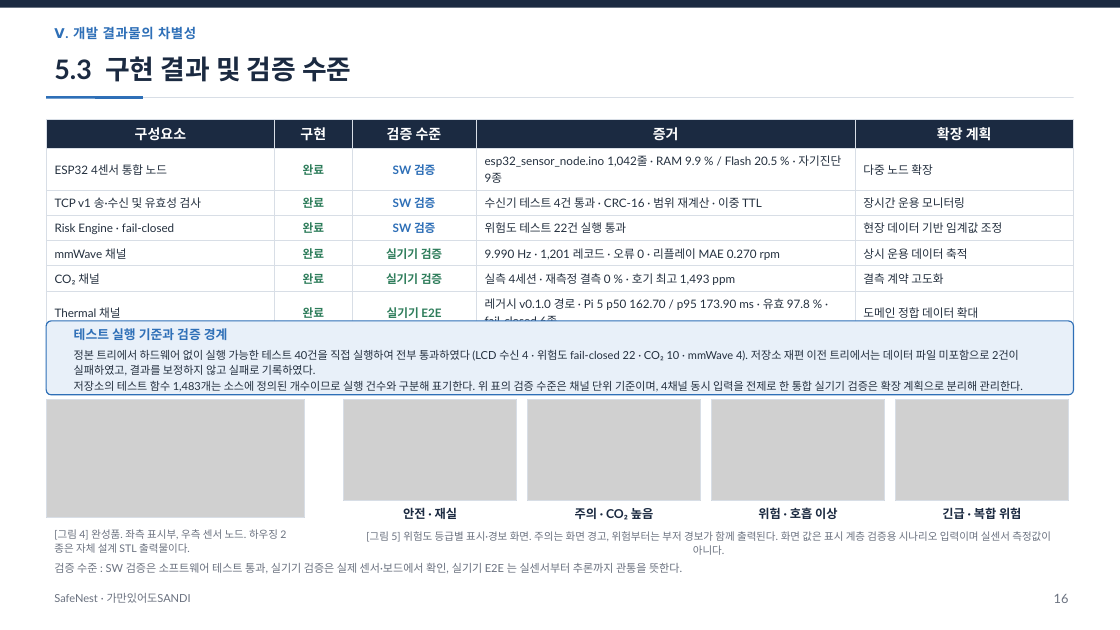
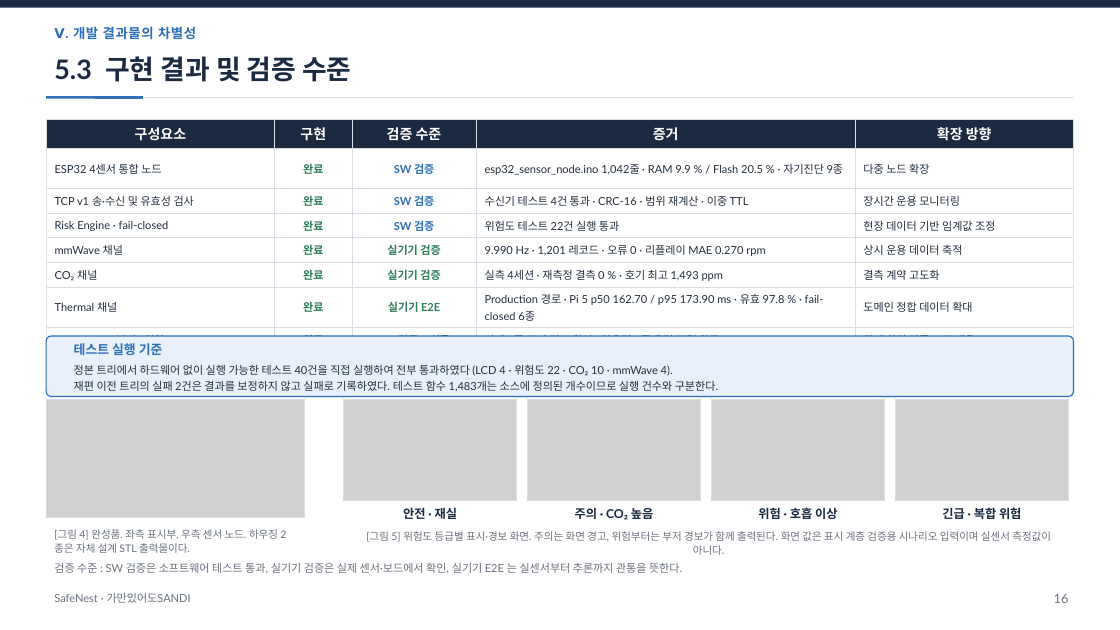
Before and after one commit to jinsu1011/safenest-embedded-competition, a slide deck: slide 17 of final-report/2026ESWContest_자유공모_가만있어도SANDI_개발완료보고서.pptx. Drawn at 1120x630 pixels with LibreOffice and Linux fonts; fonts in the diff are those of the drawing; grey boxes stand for pictures. Boxes give left, top, right and bottom in pixels: in the first picture for what was removed or moved away, otherwise in the second. Text is boxed around its words. In the diff, an @@ line names an element or a change of style, - is before the commit and + after.

```diff
--- a/final-report/2026ESWContest_자유공모_가만있어도SANDI_개발완료보고서.pptx
+++ b/final-report/2026ESWContest_자유공모_가만있어도SANDI_개발완료보고서.pptx
@@ table at (x1=46, y1=119, x2=1074, y2=376) @@
-row 1, column 5: 확장 계획
+row 1, column 5: 확장 방향
-row 7, column 4: 레거시 v0.1.0 경로 · Pi 5 p50 162.70 / p95 173.90 ms · 유효 97.8 % · fail-closed 6종
+row 7, column 4: Production 경로 · Pi 5 p50 162.70 / p95 173.90 ms · 유효 97.8 % · fail-closed 6종
+row 9: 4센서 통합 실기기 E2E | 완료 | 실기기 E2E | [검증 후 입력] | 다중 노드 동시 수용
@@ rounded rectangle resized from (x1=46, y1=321, x2=1074, y2=395) to (x1=46, y1=336, x2=1074, y2=397) @@
@@ rounded rectangle at (x1=46, y1=336, x2=1074, y2=397): proportions changed @@
@@ text at (x1=74, y1=343, x2=163, y2=355): text changed @@
-테스트 실행 기준과 검증 경계
+테스트 실행 기준
@@ text at (x1=74, y1=365, x2=718, y2=391): text changed @@
-정본 트리에서 하드웨어 없이 실행 가능한 테스트 40건을 직접 실행하여 전부 통과하였다 (LCD 수신 4 · 위험도 fail-closed 22 · CO₂ 10 · mmWave 4). 저장소 재편 이전 트리에서는 데이터 파일 미포함으로 2건이 실패하였고, 결과를 보정하지 않고 실패로 기록하였다.
-저장소의 테스트 함수 1,483개는 소스에 정의된 개수이므로 실행 건수와 구분해 표기한다. 위 표의 검증 수준은 채널 단위 기준이며, 4채널 동시 입력을 전제로 한 통합 실기기 검증은 확장 계획으로 분리해 관리한다.
+정본 트리에서 하드웨어 없이 실행 가능한 테스트 40건을 직접 실행하여 전부 통과하였다 (LCD 4 · 위험도 22 · CO₂ 10 · mmWave 4).
+재편 이전 트리의 실패 2건은 결과를 보정하지 않고 실패로 기록하였다. 테스트 함수 1,483개는 소스에 정의된 개수이므로 실행 건수와 구분한다.
```
Also in this commit, not shown: 8 other slides changed, 12 other files.
